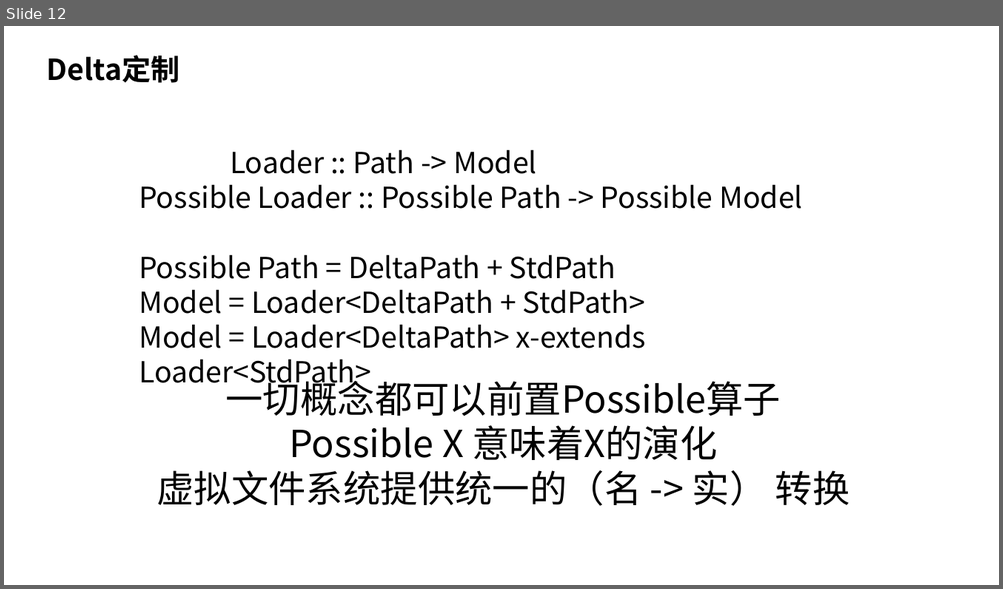
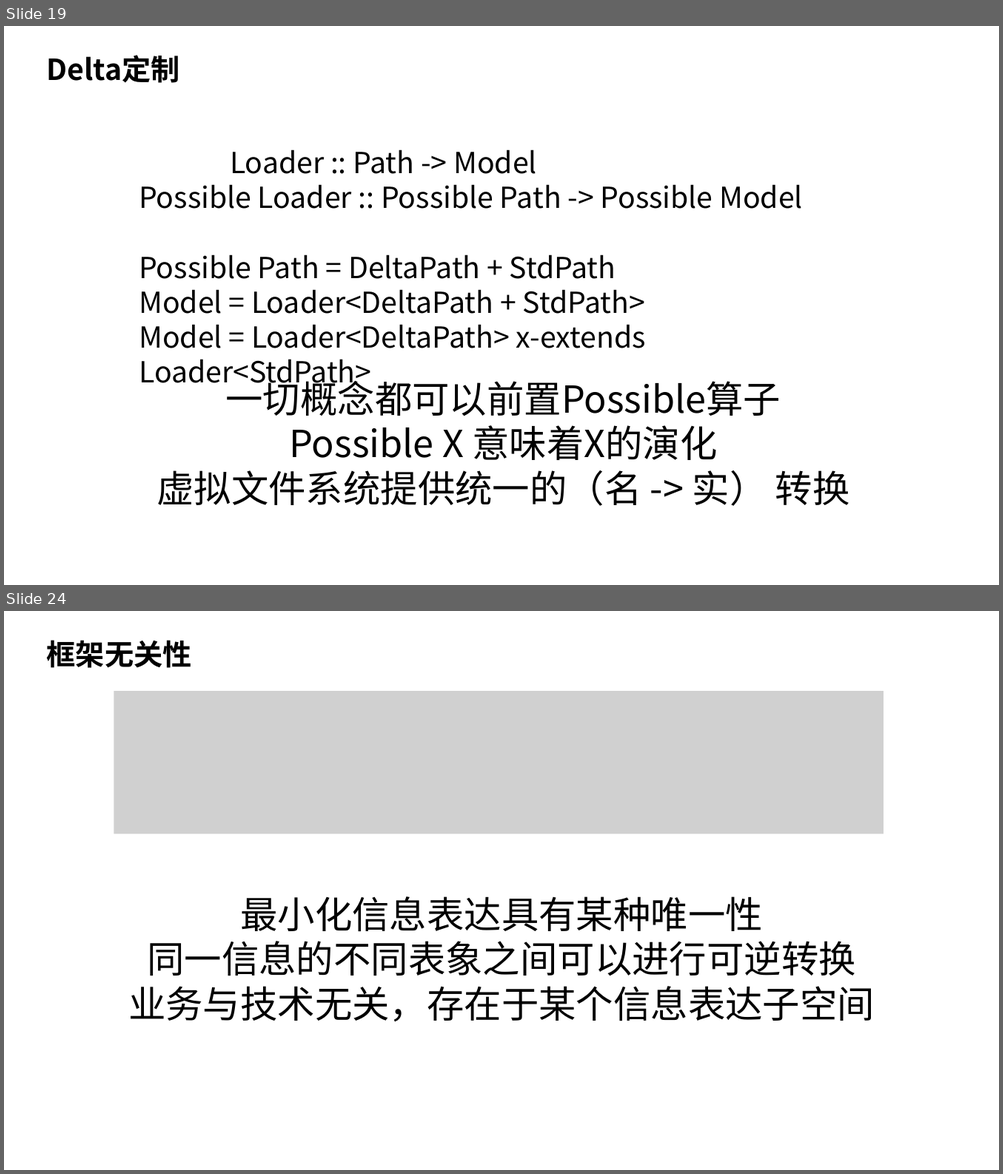
Before and after one commit to nop-platform/nop-entropy-docs, a slide deck: src/ppt/theory-of-reversible-computation.pptx. Shown one above the other, each under a label of ours: slide 12 before the commit, slides 19 and 24 after it; the slides between them are not shown. The pictures are 1003x589 and 1003x1174 pixels, drawn with LibreOffice and Linux fonts; fonts in the diff are those of the drawing; grey boxes stand for pictures. Boxes give left, top, right and bottom in pixels: in the first picture for what was removed or moved away, otherwise in the second. Text is boxed around its words. In the diff, an @@ line names an element or a change of style, - is before the commit and + after.

```diff
--- a/src/ppt/theory-of-reversible-computation.pptx
+++ b/src/ppt/theory-of-reversible-computation.pptx
@@ slide 24 added at bbox=[4, 611, 999, 1170], background #FFFFFF @@
@@ text added at bbox=[47, 640, 192, 668], 28 pt, text #000000, bold @@
+框架无关性
@@ picture added at bbox=[114, 691, 883, 834] @@
@@ text added at bbox=[128, 897, 874, 1022], 36 pt, text #000000 @@
+最小化信息表达具有某种唯一性
+同一信息的不同表象之间可以进行可逆转换
+业务与技术无关，存在于某个信息表达子空间
@@ what was slide 12 is now slide 19 @@
```
Also in this commit, not shown: 2 slides changed, 12 other slides added, 1 other file.
